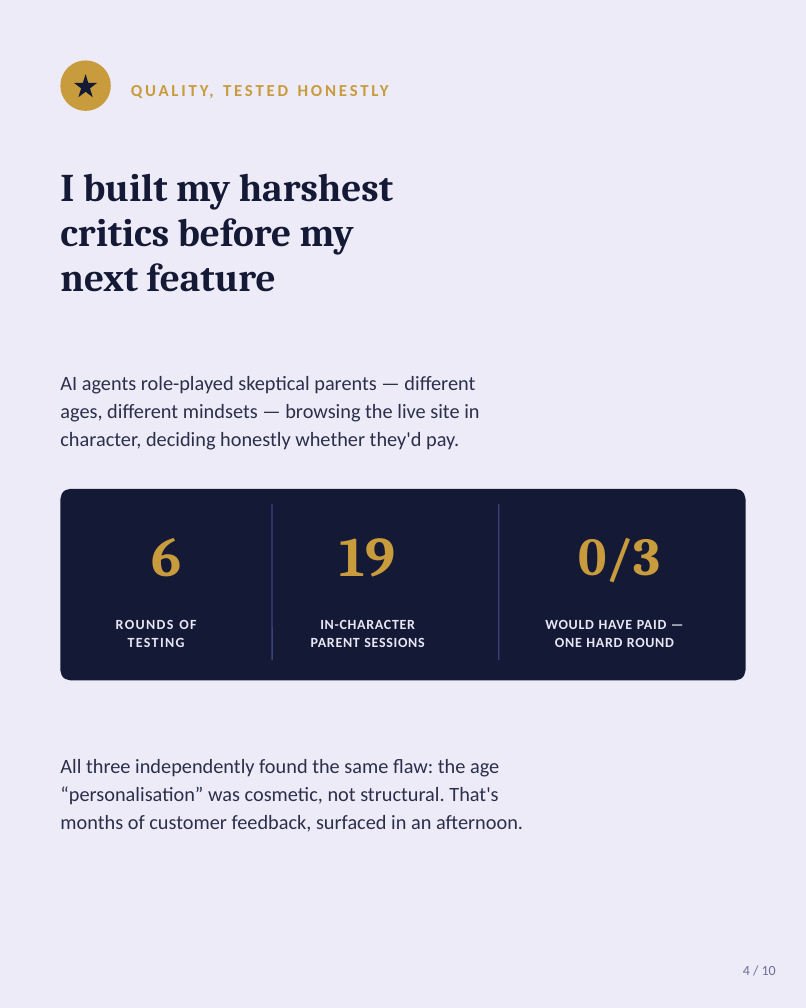
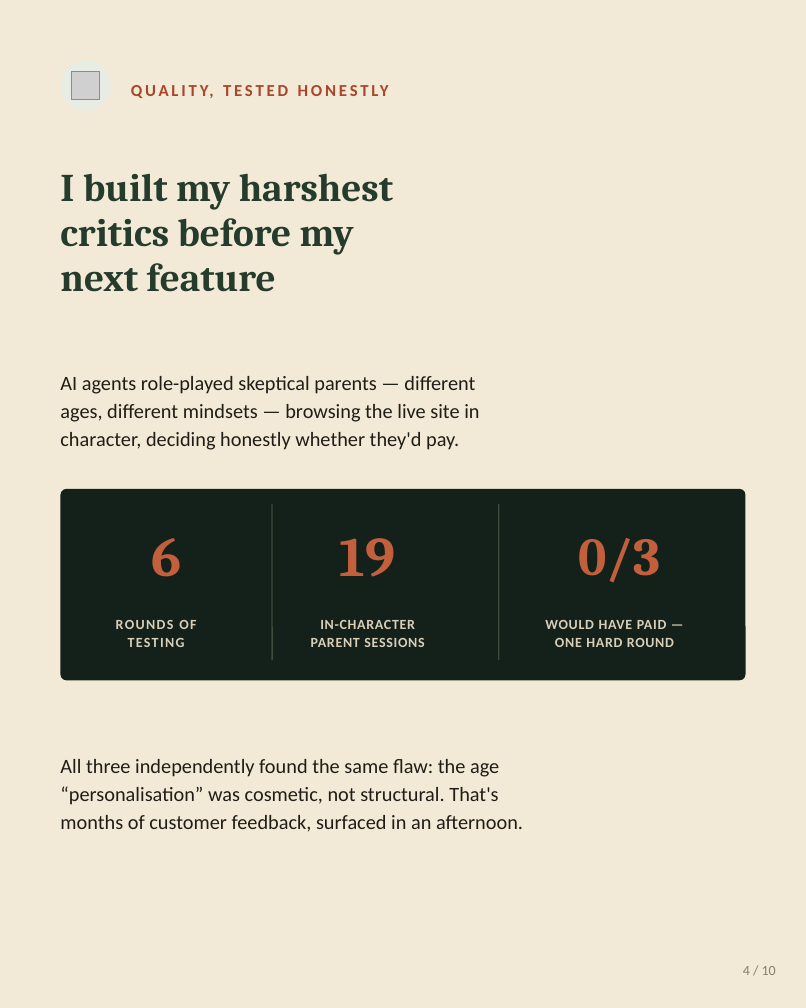
Before and after one commit to vedicastro-alt/AstroEducation, a slide deck: slide 4 of linkedin-carousel.pptx. Drawn at 806x1008 pixels with LibreOffice and Linux fonts; fonts in the diff are those of the drawing; grey boxes stand for pictures. Boxes give left, top, right and bottom in pixels: in the first picture for what was removed or moved away, otherwise in the second. Text is boxed around its words. In the diff, an @@ line names an element or a change of style, - is before the commit and + after.

```diff
--- a/linkedin-carousel.pptx
+++ b/linkedin-carousel.pptx
@@ background #EDEBF8 to #F2EAD6 @@
@@ ellipse at (60,60,111,111): fill #C89B3C to #E7ECE5 @@
@@ picture added at (72,72,100,100) @@
@@ star removed at (74,74,97,97) @@
@@ text "QUALITY, TESTED HONESTLY" at (131,73,675,108): text colour #C89B3C to #A8452A @@
@@ text "I built my harshest" at (60,173,393,292): text colour #141A35 to #253B2C @@
@@ text "AI agents role-played skeptical parents ..." at (60,376,479,450): text colour #2B2F4A to #201D16 @@
@@ rounded rectangle at (60,489,746,680): fill #141A35 to #14201A; proportions changed @@
@@ line (272, 504) - (272, 660): stroke #3A4079 1 pt to #3E4C3D 1 pt @@
@@ line (499, 504) - (499, 660): stroke #3A4079 1 pt to #3E4C3D 1 pt @@
@@ text colour #C89B3C to #C25F3D in 3 elements at (151,538,181,577), (340,538,395,577), (578,538,660,582) @@
@@ text colour #E9E7F5 to #D8CFB8 in 3 elements at (116,620,196,647), (311,620,424,647), (545,620,674,647) @@
@@ text "All three independently found the ..." at (60,759,523,832): text colour #2B2F4A to #201D16 @@
@@ text "4 / 10" at (743,966,776,975): text colour #6B7099 to #8A7C6C @@
```
Also in this commit, not shown: 9 other slides changed, 1 other file.
